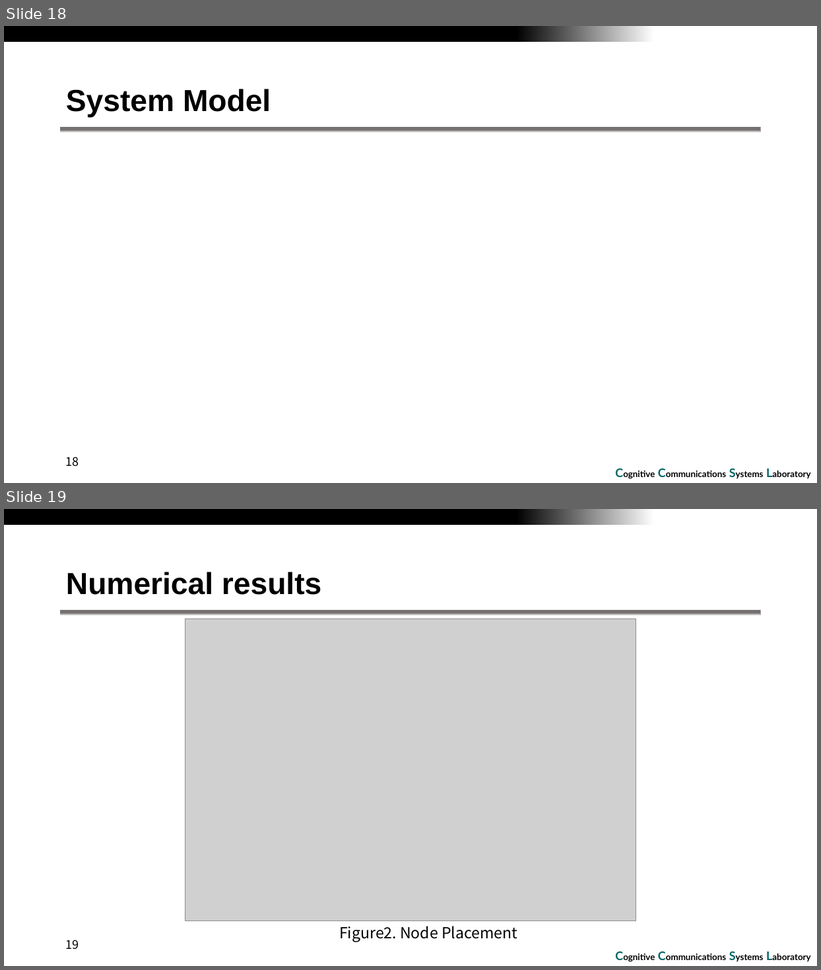
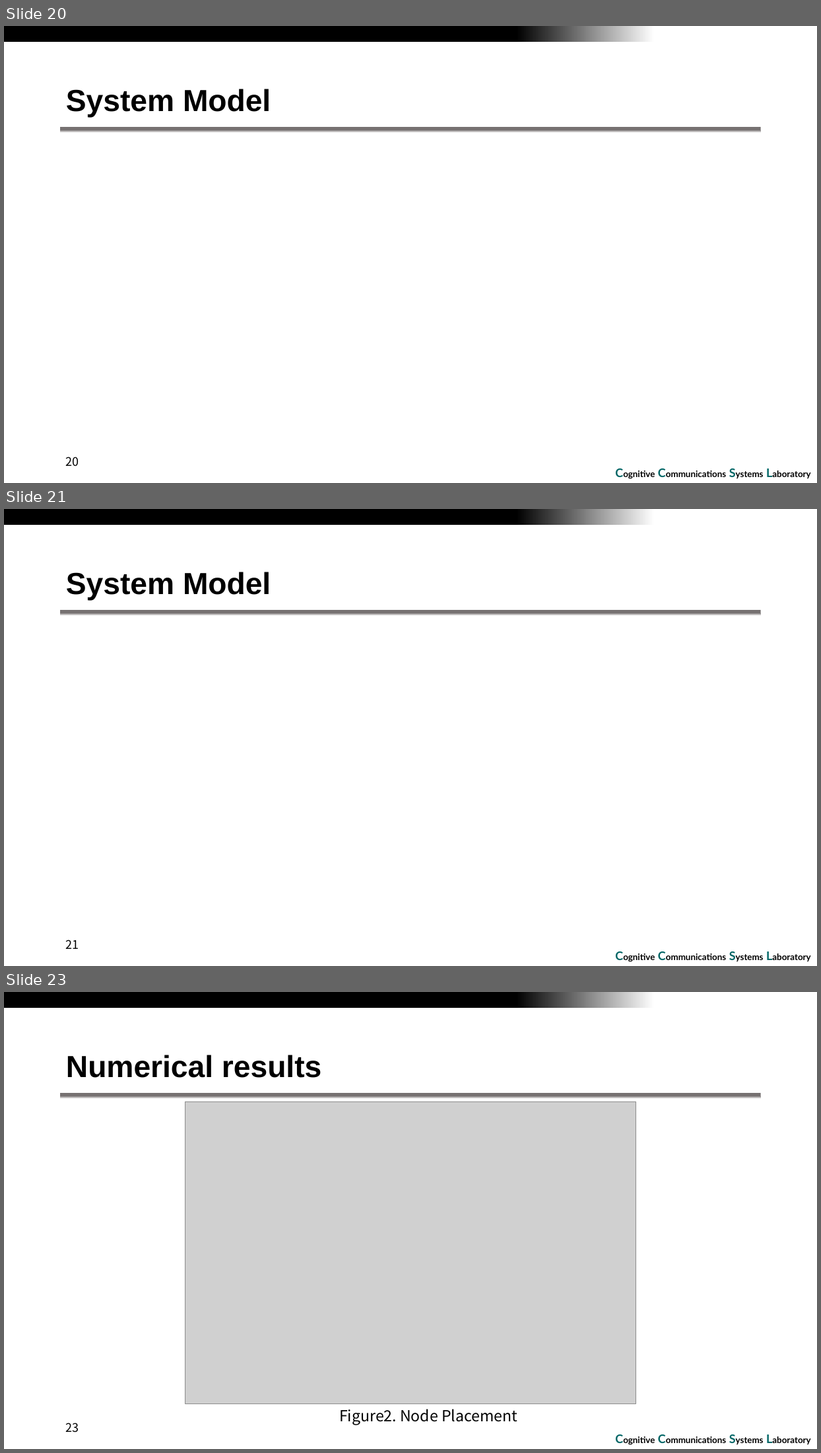
Before and after one commit to RefatHanbat/Presentation-of-SDM, a slide deck: winter_conference_2024.pptx. Shown one above the other, each under a label of ours: slides 18 and 19 before the commit, slides 20, 21 and 23 after it; the slides between them are not shown. The pictures are 821x970 and 821x1453 pixels, drawn with LibreOffice and Linux fonts; fonts in the diff are those of the drawing; grey boxes stand for pictures; background and template pictures are left out. Boxes give left, top, right and bottom in pixels: in the first picture for what was removed or moved away, otherwise in the second. Text is boxed around its words. In the diff, an @@ line names an element or a change of style, - is before the commit and + after.

Commit message:
updated slide

```diff
--- a/winter_conference_2024.pptx
+++ b/winter_conference_2024.pptx
@@ slide 21 added at [4, 509, 817, 966], background #FFFFFF; not listed: 3 template elements that a slide beside it also shows @@
@@ title added at [66, 572, 271, 600], 36 pt, text #000000, bold @@
+System Model
@@ page number added at [66, 940, 79, 949], 14 pt, text #000000 @@
+21
@@ what was slide 18 is now slide 20 @@
@@ page number at [66, 457, 79, 466]: text changed @@
-18
+20
@@ what was slide 19 is now slide 23 @@
@@ page number at [66, 1423, 79, 1433]: text changed @@
-19
+23
```
Also in this commit, not shown: 3 other slides added.
